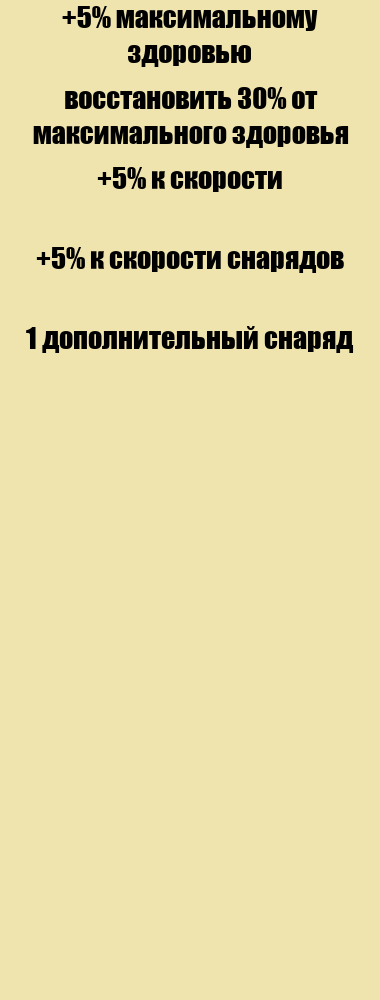
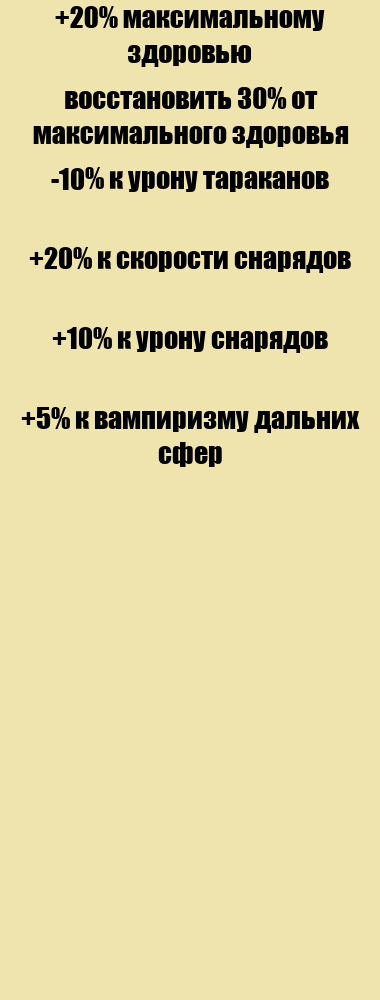
Layered file, before and after one edit (380 x 1000). Changes by layer:
renamed "1 дополнительный снаряд" to "+10% к урону снарядов", painted on it over <box>26,326,354,353</box>
renamed "+5% к скорости снарядов" to "+10% к скорости снарядов", painted on it over <box>29,247,351,273</box>
added layer "+5% к вампиризму дальних сфер" above "+5%" over <box>21,407,360,467</box>
renamed "+5% к скорости" to "+5%", painted on it over <box>51,167,329,192</box>
renamed "+5% максимальному здоровью" to "+20% максимальному здоровью", painted on it over <box>55,6,325,31</box>
